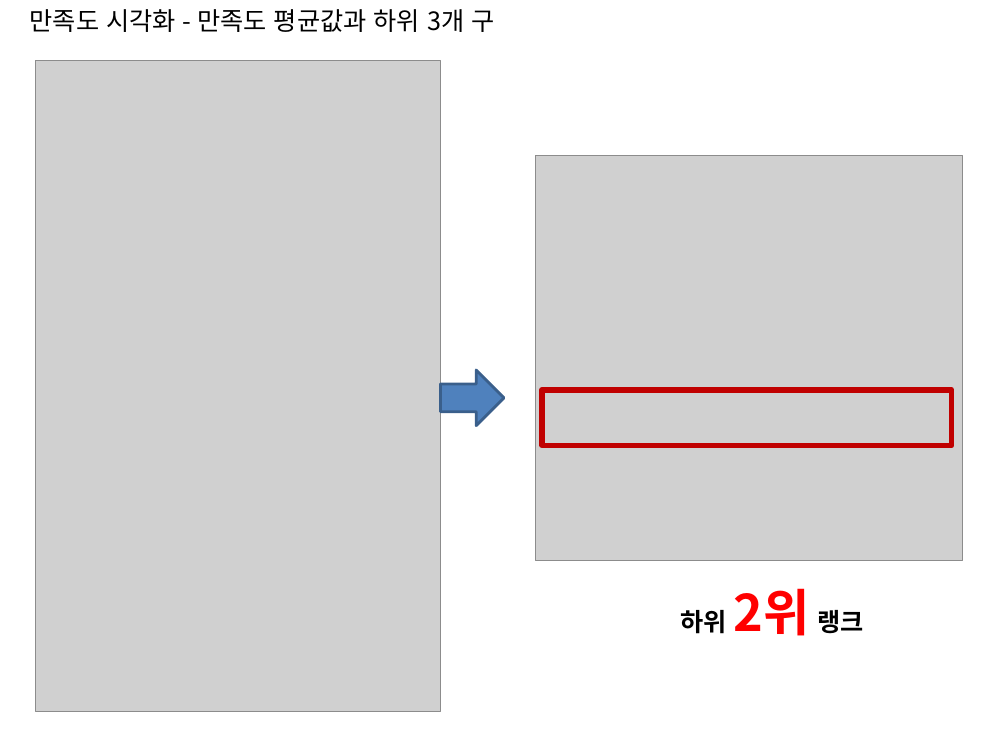
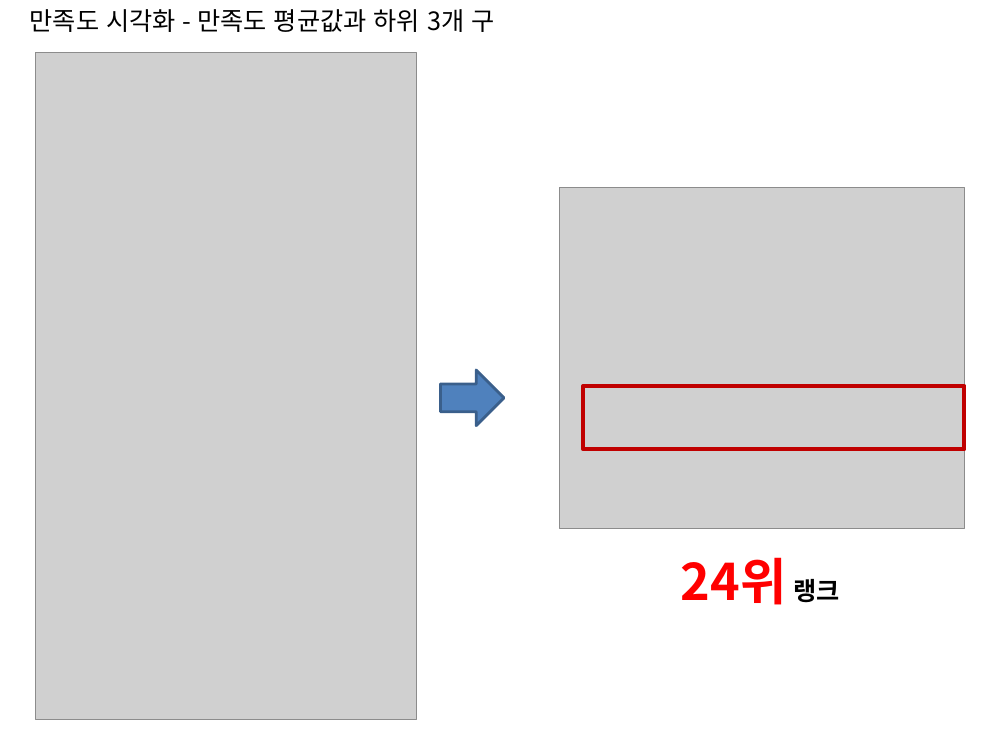
Before and after one commit to Dev1120/Team1Project, a slide deck: slide 10 of PPT구상/팀프로젝트_구상용.pptx (slide 9 before the commit). Drawn at 1008x756 pixels with LibreOffice and Linux fonts; fonts in the diff are those of the drawing; grey boxes stand for pictures. Boxes give left, top, right and bottom in pixels: in the first picture for what was removed or moved away, otherwise in the second. Text is boxed around its words. In the diff, an @@ line names an element or a change of style, - is before the commit and + after.

```diff
--- a/PPT구상/팀프로젝트_구상용.pptx
+++ b/PPT구상/팀프로젝트_구상용.pptx
@@ picture: place and size @@
-picture at bbox=[35, 60, 440, 712]
+picture at bbox=[35, 52, 416, 719]
@@ picture: place and size @@
-picture at bbox=[535, 156, 963, 561]
+picture at bbox=[559, 187, 965, 529]
@@ rectangle: place and size @@
-rectangle at bbox=[542, 390, 952, 446]
+rectangle at bbox=[584, 386, 965, 450]
@@ rectangle at bbox=[584, 386, 965, 450]: outline #C00000 4 pt to #C00000 3 pt @@
@@ text at bbox=[681, 557, 839, 605]: text changed; size 18 to 36 pt; text colour #000000 to #FF0000 @@
-하위 2위 랭크
+24위 랭크
```
Also in this commit, not shown: 6 other slides changed, 8 slides added, 7 slides removed.
